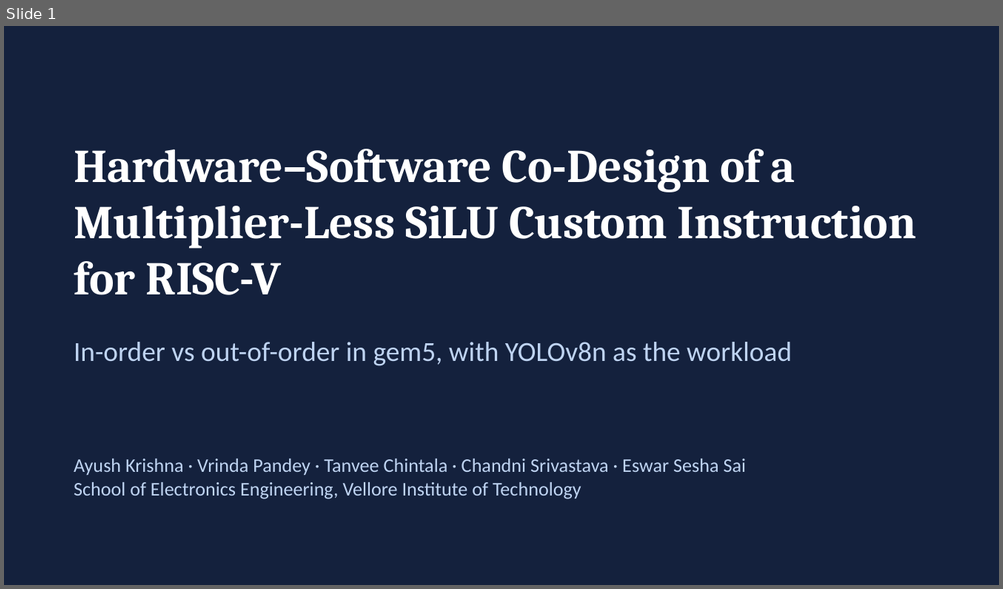
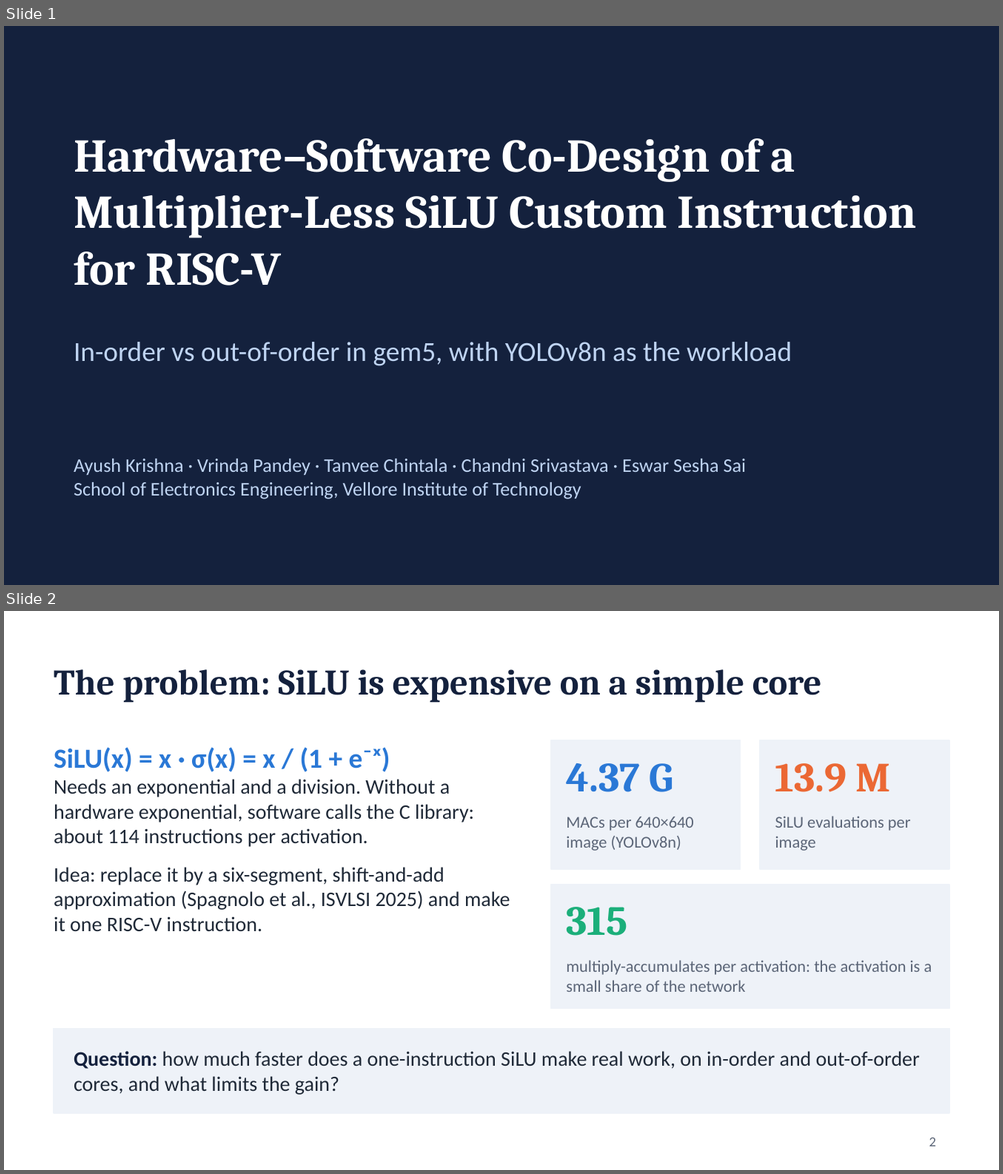
Before and after one commit to normie2099/SiLU-Architecture, a slide deck: results/slides/SiLU_class_presentation.pptx. Shown one above the other, each under a label of ours: slide 1 before the commit, slides 1 and 2 after it. The pictures are 1003x589 and 1003x1174 pixels, drawn with LibreOffice and Linux fonts; fonts in the diff are those of the drawing. Boxes give left, top, right and bottom in pixels: in the first picture for what was removed or moved away, otherwise in the second. Text is boxed around its words. In the diff, an @@ line names an element or a change of style, - is before the commit and + after.

```diff
--- a/results/slides/SiLU_class_presentation.pptx
+++ b/results/slides/SiLU_class_presentation.pptx
@@ slide 2 added at [4,611,999,1170], background #FFFFFF @@
@@ title added at [54,669,822,703], 26 pt, text #14213D, bold @@
+The problem: SiLU is expensive on a simple core
@@ rectangle added at [551,741,740,869], fill #EEF2F8, outline #EEF2F8 1 pt @@
@@ rectangle added at [760,741,949,869], fill #EEF2F8, outline #EEF2F8 1 pt @@
@@ text added at [54,747,509,931], 15 pt, text #1F2937 @@
+SiLU(x) = x · σ(x) = x / (1 + e⁻ˣ)
+Needs an exponential and a division. Without a hardware exponential, software calls the C library: about 114 instructions per activation.
+Idea: replace it by a six-segment, shift-and-add approximation (Spagnolo et al., ISVLSI 2025) and make it one RISC-V instruction.
@@ text added at [566,763,673,792], 30 pt, text #2A78D6, bold @@
+4.37 G
@@ text added at [775,763,891,792], 30 pt, text #EB6834, bold @@
+13.9 M
@@ text added at [566,817,694,851], 12 pt, text #5B6577 @@
+MACs per 640×640 image (YOLOv8n)
@@ text added at [775,816,910,851], 12 pt, text #5B6577 @@
+SiLU evaluations per image
@@ rectangle added at [551,885,949,1009], fill #EEF2F8, outline #EEF2F8 1 pt @@
@@ text added at [566,907,627,936], 30 pt, text #1BAF7A, bold @@
+315
@@ text added at [566,960,932,992], 12 pt, text #5B6577 @@
+multiply-accumulates per activation: the activation is a small share of the network
@@ rectangle added at [54,1028,949,1113], fill #EEF2F8, outline #EEF2F8 1 pt @@
@@ text added at [74,1051,919,1095], 15 pt, text #1F2937 @@
+Question: how much faster does a one-instruction SiLU make real work, on in-order and out-of-order cores, and what limits the gain?
@@ page number added at [929,1138,936,1147], 10 pt, text #5B6577 @@
+2
@@ slide 1 changed as well @@
@@ text "Hardware–Software Co-Design of a Multiplier-Less ...": place and size @@
-text "Hardware–Software Co-Design of a Multiplier-Less ..." at [74,149,916,295]
+text "Hardware–Software Co-Design of a Multiplier-Less ..." at [74,138,916,286]
```
Also in this commit, not shown: 5 other slides changed, 12 other slides added, 7 slides removed, 1 other file.
